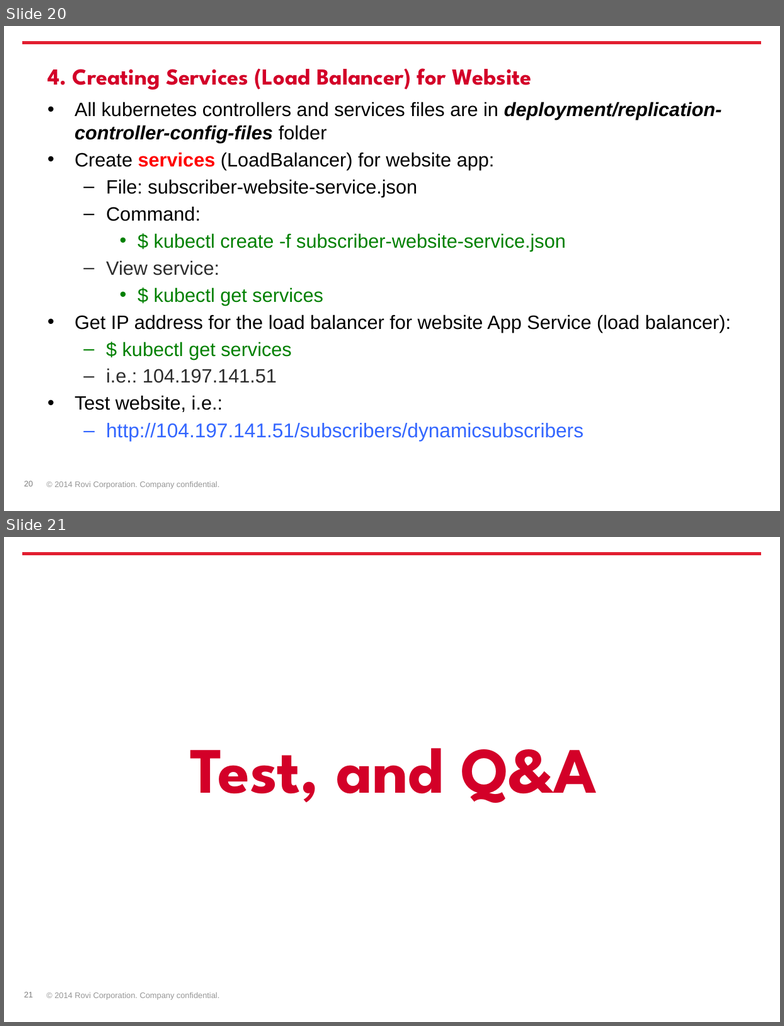
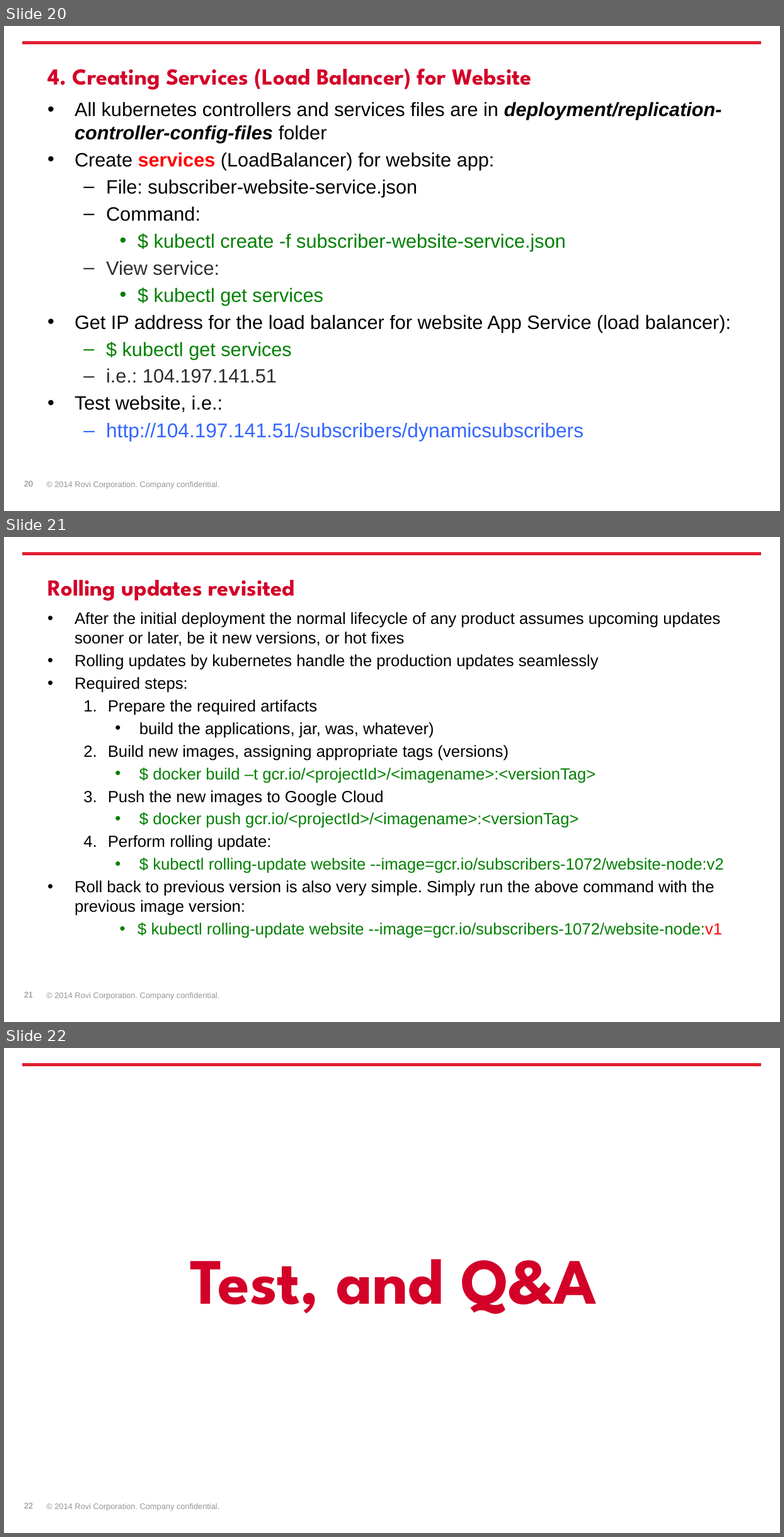
Before and after one commit to gevgev/subscribers, a slide deck: docker-kubernetes-intro-starting-a-project.pptx. Shown one above the other, each under a label of ours: slides 20 and 21 before the commit, slides 20, 21 and 22 after it. The pictures are 784x1026 and 784x1537 pixels, drawn with LibreOffice and Linux fonts; fonts in the diff are those of the drawing; background and template pictures are left out. Boxes give left, top, right and bottom in pixels: in the first picture for what was removed or moved away, otherwise in the second. Text is boxed around its words. In the diff, an @@ line names an element or a change of style, - is before the commit and + after.

Commit message:
ppts for initial deployment and rolling update - minor

```diff
--- a/docker-kubernetes-intro-starting-a-project.pptx
+++ b/docker-kubernetes-intro-starting-a-project.pptx
@@ slide 21 added at bbox=[4, 537, 780, 1022], background #FFFFFF; not listed: 5 template elements that a slide beside it also shows @@
@@ title added at bbox=[47, 580, 295, 601], 34 pt, text #D30028, bold @@
+Rolling updates revisited
@@ text added at bbox=[75, 612, 723, 938], 24 pt, text #000000 @@
+• After the initial deployment the normal lifecycle of any product assumes upcoming updates sooner or later, be it new versions, or hot fixes
+• Rolling updates by kubernetes handle the production updates seamlessly
+• Required steps:
+  1. Prepare the required artifacts
+    • build the applications, jar, was, whatever)
+  2. Build new images, assigning appropriate tags (versions)
+    • $ docker build –t gcr.io/<projectId>/<imagename>:<versionTag>
+  3. Push the new images to Google Cloud
+    • $ docker push gcr.io/<projectId>/<imagename>:<versionTag>
+  4. Perform rolling update:
+    • $ kubectl rolling-update website --image=gcr.io/subscribers-1072/website-node:v2
+• Roll back to previous version is also very simple. Simply run the above command with the previous image version:
+    • $ kubectl rolling-update website --image=gcr.io/subscribers-1072/website-node:v1
@@ what was slide 21 is now slide 22 @@
@@ page number at bbox=[24, 1503, 33, 1509]: text changed @@
-21
+22
```
